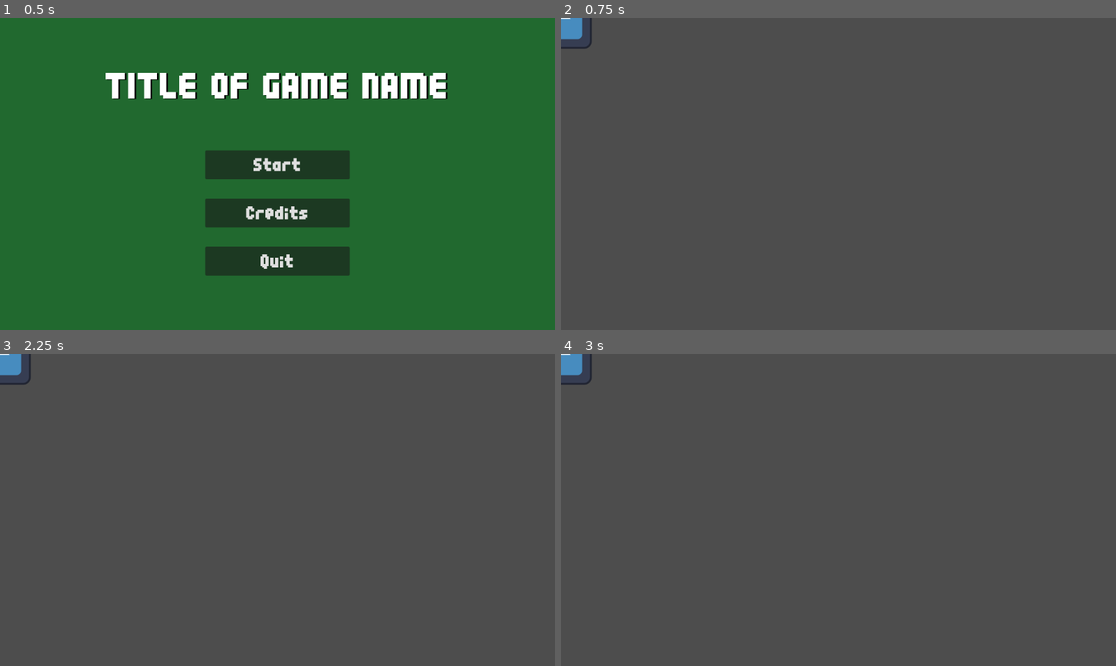
Above: before the commit, frames 1-4 (two rows, left to right).
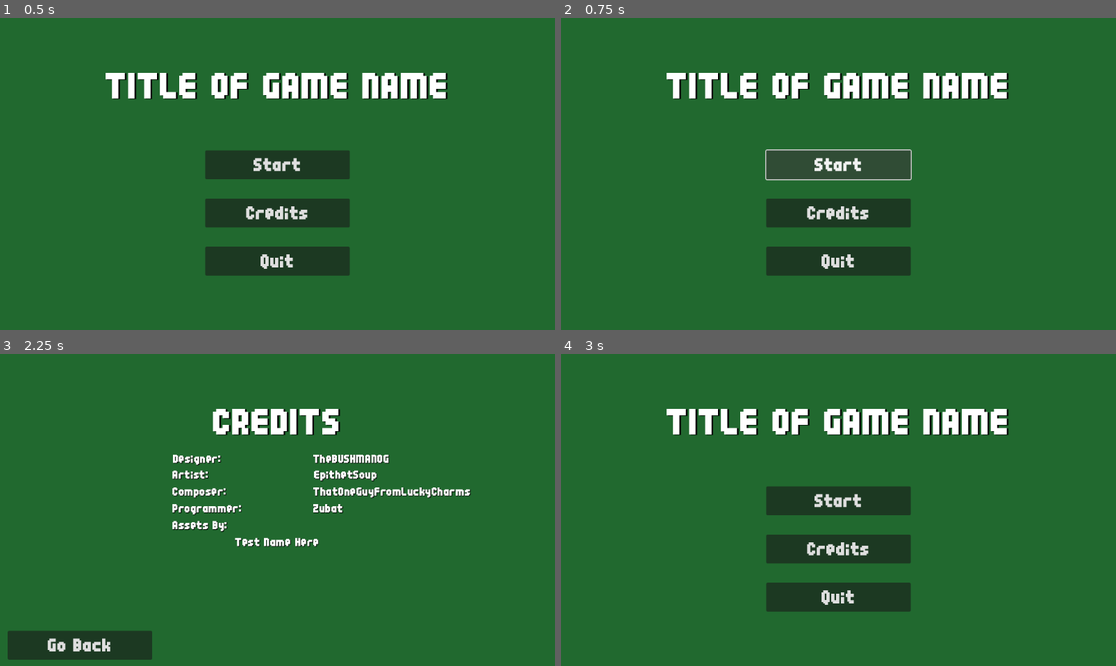
Above: after the commit, the same moments.

Repository: Laozey/Beginner-Game-Jam-2024
Game: Godot game, scene res://UI_UX/title_screen.tscn
Two runs of this game, one before a commit and one after it. Both use one fixed random seed, a clock stepped at 60 frames per second and the inputs below. This scene is started directly instead of the project's main scene. The engine's default icon, where the game draws it, is replaced by a stand-in: a white triangle on a blue panel in a dark square.
Inputs (mouse positions are in pixels of both pictures, inside the frame that each line leads up to):
- Up to frame 1 (0.5 s): no input
- Up to frame 2 (0.75 s): click "Start" at 0.5 s
- Up to frame 3 (2.25 s): click (277, 500) at 1.25 s, where only the run after the commit has a clickable "Start"; click (277, 547) at 2 s, where only the run after the commit has a clickable "Credits"
- Up to frame 4 (3 s): click (638, 644) at 2.75 s, where only the run after the commit has a clickable "Go Back"

Frame 1 is identical in both runs. In frame 2, 100% of the frame differs, in the area x 0-100%, y 0-100%; in frame 3, 100%; in frame 4, 100%.

Commit message:
Enemy, TestLevel + Spawner
Check ReadMe, nothing should get in the way of code as it's all new stuff including an enemy

Diff:
--- /dev/null
+++ b/Enemies/mob_walker.gd
@@ -0,0 +1,20 @@
+extends CharacterBody2D
+
+@export var health = 30
+@export var speed = 100
+
+@onready var player = get_node("/root/TestLevel/Player") #Will need to change the root they get
+
+func _ready():
+	return
+
+
+func _physics_process(delta):
+	var direction = global_position.direction_to(player.global_position)
+	velocity = direction * speed
+	move_and_slide()
+
+func take_damage(damage):
+		health -= damage
+		if health <= 0:
+			queue_free()
--- /dev/null
+++ b/Enemies/mob_walker.tscn
@@ -0,0 +1,29 @@
+[gd_scene load_steps=5 format=3 uid="uid://colpjb7d1s1e3"]
+
+[ext_resource type="Script" path="res://Enemies/mob_walker.gd" id="1_57qd3"]
+[ext_resource type="Texture2D" uid="uid://drg61v2ibcmus" path="res://icon.svg" id="1_cnusb"]
+
+[sub_resource type="CircleShape2D" id="CircleShape2D_j5a0i"]
+radius = 57.85
+
+[sub_resource type="SpriteFrames" id="SpriteFrames_3twf5"]
+animations = [{
+"frames": [{
+"duration": 1.0,
+"texture": ExtResource("1_cnusb")
+}],
+"loop": true,
+"name": &"default",
+"speed": 5.0
+}]
+
+[node name="Mob_Walker" type="CharacterBody2D"]
+script = ExtResource("1_57qd3")
+
+[node name="CollisionShape2D" type="CollisionShape2D" parent="."]
+shape = SubResource("CircleShape2D_j5a0i")
+
+[node name="AnimatedSprite2D" type="AnimatedSprite2D" parent="."]
+position = Vector2(-0.499994, -0.500002)
+scale = Vector2(0.757813, 0.710938)
+sprite_frames = SubResource("SpriteFrames_3twf5")
--- /dev/null
+++ b/Levels/test_level.gd
@@ -0,0 +1,14 @@
+extends Node2D
+
+func _ready():
+	spawn_mob()
+
+func spawn_mob():
+	var new_mob = preload("res://Enemies/mob_walker.tscn").instantiate()
+	%PathFollow2D.progress_ratio = randf()
+	new_mob.global_position = %PathFollow2D.global_position
+	add_child(new_mob)
+
+
+func _on_timer_timeout():
+	spawn_mob()
--- /dev/null
+++ b/Levels/test_level.tscn
@@ -0,0 +1,33 @@
+[gd_scene load_steps=5 format=3 uid="uid://b0bg72kvqeclq"]
+
+[ext_resource type="Script" path="res://Levels/test_level.gd" id="1_1pu40"]
+[ext_resource type="PackedScene" uid="uid://cog2k3ap0730j" path="res://Player/player.tscn" id="1_067r1"]
+[ext_resource type="PackedScene" uid="uid://colpjb7d1s1e3" path="res://Enemies/mob_walker.tscn" id="2_juu70"]
+
+[sub_resource type="Curve2D" id="Curve2D_eusat"]
+_data = {
+"points": PackedVector2Array(0, 0, 0, 0, -845, -467, 0, 0, 0, 0, -853, 399, 0, 0, 0, 0, 493, 401, 0, 0, 0, 0, 497, -463, 0, 0, 0, 0, -845, -467)
+}
+point_count = 5
+
+[node name="TestLevel" type="Node2D"]
+script = ExtResource("1_1pu40")
+
+[node name="Player" parent="." instance=ExtResource("1_067r1")]
+position = Vector2(734, 346)
+
+[node name="Path2D" type="Path2D" parent="Player"]
+curve = SubResource("Curve2D_eusat")
+
+[node name="PathFollow2D" type="PathFollow2D" parent="Player/Path2D"]
+unique_name_in_owner = true
+position = Vector2(-845, -467)
+rotation = 1.58003
+
+[node name="Mob_Walker" parent="." instance=ExtResource("2_juu70")]
+position = Vector2(368, 191)
+
+[node name="Timer" type="Timer" parent="."]
+autostart = true
+
+[connection signal="timeout" from="Timer" to="." method="_on_timer_timeout"]
--- a/UI_UX/TitleScreen.gd
+++ b/UI_UX/TitleScreen.gd
@@ -4,7 +4,7 @@
 	MusicPlayer.play_music_title()
 
 func _on_start_button_pressed():
-	get_tree().change_scene_to_file("res://Player/player.tscn") #Put the Game Scene Here
+	get_tree().change_scene_to_file("res://Levels/test_level.gd") #Put the Game Scene Here
 
 
 func _on_quit_button_pressed():
Not shown, changed: README.md
